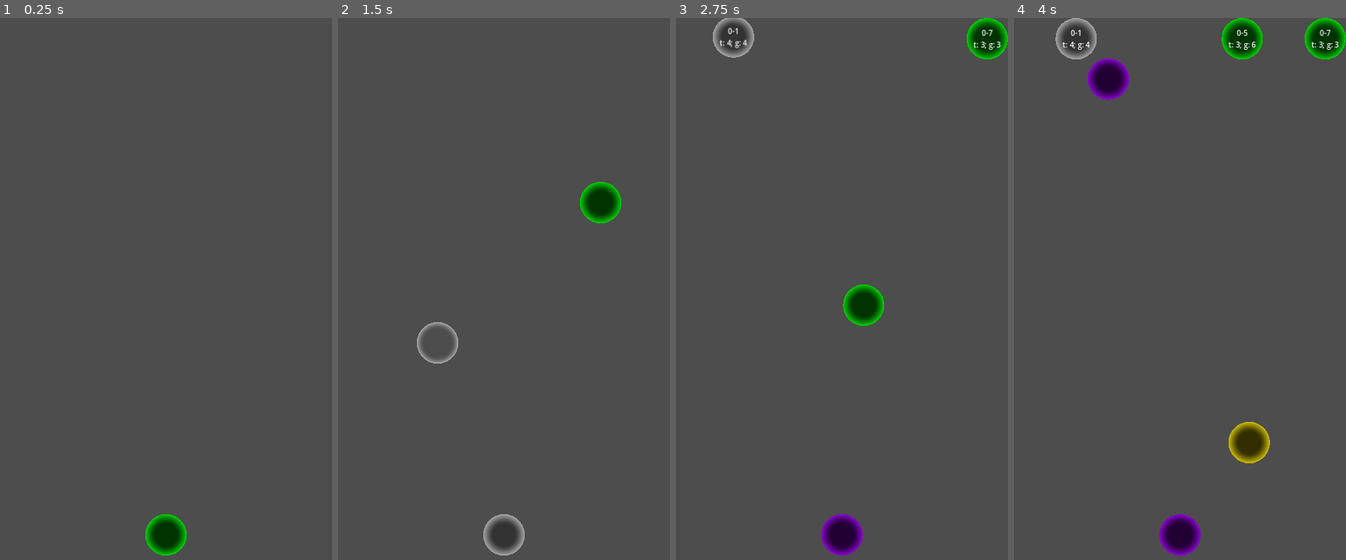
Above: before the commit, frames 1-4 (left to right).
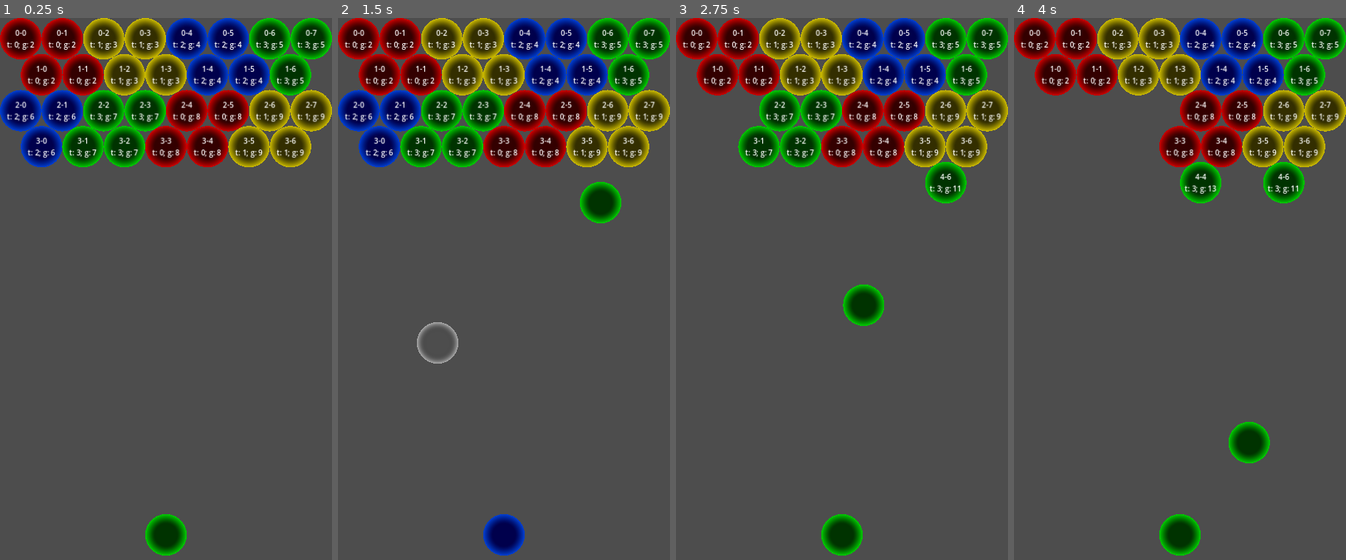
Above: after the commit, the same moments.

Repository: sntg-p/godot-puzzleb
Game: Godot game, scene res://main.tscn
Two runs of this game, one before a commit and one after it. Both use one fixed random seed, a clock stepped at 60 frames per second and the inputs below.
Inputs (mouse positions are in pixels of both pictures, inside the frame that each line leads up to):
- Up to frame 1 (0.25 s): no input
- Up to frame 2 (1.5 s): tap Enter at 0.5 s; move the mouse to (577, 283) at 0.52 s; click (577, 283) at 0.67 s; move the mouse to (437, 343) at 1.27 s; click (437, 343) at 1.42 s
- Up to frame 3 (2.75 s): move the mouse to (875, 186) at 2.02 s; click (875, 186) at 2.17 s
- Up to frame 4 (4 s): move the mouse to (1163, 429) at 2.77 s; click (1163, 429) at 2.92 s; move the mouse to (1279, 402) at 3.52 s; click (1279, 402) at 3.67 s

The runs differ from the first frame. In frame 1, 22% of the frame differs, in the area x 0-100%, y 0-28%; in frame 2, 23%, in the area x 0-100%, y 0-100%; in frame 3, 21%; in frame 4, 19%.

Commit message:
replace dependency tracking with floating bubbles detection

Diff:
--- a/group_debug.gd
+++ /dev/null
@@ -1,44 +0,0 @@
-class_name GroupDebug extends Node2D
-
-
-@onready var main: Main = get_node('/root/Main')
-
-
-# Called when the node enters the scene tree for the first time.
-func _ready() -> void:
-	pass # Replace with function body.
-
-
-# Called every frame. 'delta' is the elapsed time since the previous frame.
-func _process(delta: float) -> void:
-	pass
-
-
-func _draw() -> void:
-	print('rendering group debug')
-	var children = main.get_children()
-	for child in children:
-		if child is not BubbleGroup: continue
-		var group: BubbleGroup = child
-		if group.get_child_count() == 0:
-			print('skipping drawing group %s deps as it is empty' % [group.name])
-			continue
-
-		var list = group.dependents.values()
-		for dep in list:
-			if not is_instance_valid(dep):
-				print('skipping freed dependent from group %s' % [group.name])
-				continue
-
-			if dep is not BubbleGroup: continue
-			if dep.get_child_count() == 0:
-				print('skipping drawing group %s deps as it is empty' % [group.name])
-				continue
-
-			var bubble1: Bubble = group.get_children()[0]
-			var bubble2: Bubble = dep.get_children()[0]
-			#print('drawing line from %s (%s) to %s (%s)' % [
-				#group.name, bubble1.position, dep.name, bubble2.position
-			#])
-
-			draw_line(bubble1.position, bubble2.position, Color.GREEN)
--- a/main.gd
+++ b/main.gd
@@ -83,41 +83,56 @@
 			is_new_group = true
 			add_child(group)
 
-		var update_group_deps = func ():
-			if group.is_touching_wall: return
-			for neighbor in neighbor_list:
-				var neighbor_group: BubbleGroup = neighbor.get_parent()
-				if neighbor_group == group: continue
-
-				neighbor_group.add_dependent(group)
-
-			print('updated dependencies for group %s' % [group.name])
-			$GroupDebug.queue_redraw()
-			pass
-
 		if defer_group_add:
 			var add_to_group = func ():
 				group.add_child(bubble)
 				group.check_count()
-				update_group_deps.call()
 
 			add_to_group.call_deferred()
 		else:
 			group.add_child(bubble)
-			update_group_deps.call()
 
-
-func remove_group(group: BubbleGroup):
-	#var affected_groups: Array[BubbleGroup] = []
-
+func _remove_group(group: BubbleGroup):
 	var children = group.get_children()
 	for child: Bubble in children:
 		_remove_bubble(child)
 
-	print('destroying group %s' % [group.name])
 	group.destroy()
 
+func remove_group(group: BubbleGroup):
+	_remove_group(group)
 
+	var floating_groups = _find_floating_groups()
+	for floating_group in floating_groups:
+		_remove_group(floating_group)
+
+func mark_as_hanging(bubble: Bubble, hanging: Set):
+	var neighbors = bubble.neighbor_indexes
+	for neighbor_index in neighbors:
+		var neighbor = get_bubble(neighbor_index[0], neighbor_index[1])
+		if neighbor is Bubble:
+			if hanging.has(neighbor): continue
+			hanging.add(neighbor)
+			mark_as_hanging.call(neighbor, hanging)
+
+
+func _find_floating_groups() -> Array:
+	var first_row: Array = bubbles[0].values()
+	var hanging = Set.from_array(first_row)
+
+	for bubble in first_row:
+		mark_as_hanging(bubble, hanging)
+
+	var floating = Set.new()
+	var rows: Array = bubbles.values()
+	for row in rows:
+		var row_bubbles: Array = row.values()
+		for bubble in row_bubbles:
+			if not is_instance_valid(bubble): continue
+			if hanging.has(bubble): continue
+			floating.add(bubble.get_parent())
+
+	return floating.values()
 
 
 func get_random_bubble_type():
@@ -151,8 +166,8 @@
 		level_loaded.emit()
 		return
 
-	#var file = "res://levels/01.json"
-	var file = "res://levels/error_group_00.json"
+	var file = "res://levels/01.json"
+	#var file = "res://levels/error_group_00.json"
 	var levelText = FileAccess.get_file_as_string(file)
 	var levelData: Array = JSON.parse_string(levelText)
 	#print(levelData)
--- a/main.tscn
+++ b/main.tscn
@@ -16,7 +16,6 @@
 [ext_resource type="Texture2D" uid="uid://khxgi40sj8oq" path="res://assets/gradients/radial_gray.tres" id="14_xtvel"]
 [ext_resource type="Texture2D" uid="uid://blmg2rekmp3ty" path="res://assets/gradients/radial_purple.tres" id="15_my4oh"]
 [ext_resource type="ArrayMesh" uid="uid://8ep000dpfql3" path="res://assets/meshes/circle_big.obj" id="16_gita3"]
-[ext_resource type="Script" path="res://group_debug.gd" id="17_f310k"]
 
 [sub_resource type="Gradient" id="Gradient_ywhba"]
 interpolation_mode = 2
@@ -30,7 +29,6 @@
 
 [node name="Main" type="Node2D"]
 script = ExtResource("1_1jwaj")
-enable_bubble_generation = false
 bubble_scenes = Array[PackedScene]([ExtResource("2_jkdu2"), ExtResource("3_rgp82"), ExtResource("4_jap2a"), ExtResource("5_bktwf"), ExtResource("6_eyc20"), ExtResource("7_rbq0a")])
 
 [node name="Pointer" type="Node2D" parent="."]
@@ -48,8 +46,4 @@
 mesh = ExtResource("16_gita3")
 texture = SubResource("GradientTexture2D_3v552")
 
-[node name="GroupDebug" type="Node2D" parent="."]
-z_index = 1
-script = ExtResource("17_f310k")
-
 [connection signal="level_loaded" from="." to="Pointer" method="_on_main_level_loaded"]
--- a/projectile.gd
+++ b/projectile.gd
@@ -16,7 +16,7 @@
 
 # Called when the node enters the scene tree for the first time.
 func _ready() -> void:
-	print('new projectile')
+	#print('new projectile')
 	var viewport_rect_size = get_viewport_rect().size
 	right = viewport_rect_size.x
 	bottom = viewport_rect_size.y
@@ -95,9 +95,9 @@
 
 	#print('isOdd: %s; row: %s; indexInRow: %s' % [isOdd, row, indexInRow])
 
-	print('collision between %s-%s and %s-%s' % [
-		row, indexInRow, collision.row, collision.indexInRow
-	])
+	#print('collision between %s-%s and %s-%s' % [
+		#row, indexInRow, collision.row, collision.indexInRow
+	#])
 
 	#_to_bubble.call_deferred(row, indexInRow)
 	_to_bubble(row, indexInRow)
--- a/scenes/bubbles/bubble.gd
+++ b/scenes/bubbles/bubble.gd
@@ -26,6 +26,14 @@
 	get:
 		if row == 0: return true
 		return false
+
+var _neighbor_indexes: Array
+var neighbor_indexes: Array:
+	get:
+		if not _neighbor_indexes:
+			_neighbor_indexes = get_neighbor_indexes(row, indexInRow)
+
+		return _neighbor_indexes
 
 
 static func get_neighbor_indexes(row: int, index_in_row: int) -> Array:
@@ -79,7 +87,7 @@
 			matching_groups.add(group)
 			last_group = group
 
-	print('%s neighbor(s), %s of same type in contact' % [neighbor_list.size(), matches])
+	#print('%s neighbor(s), %s of same type in contact' % [neighbor_list.size(), matches])
 
 	if not last_group:
 		return BubbleGroup.new(type)
@@ -92,11 +100,6 @@
 			assert(child is Bubble)
 			group.remove_child(child)
 			last_group.add_child(child)
-
-		var dependents = group.dependents.values()
-		for dep in dependents:
-			if not is_instance_valid(dep): continue
-			last_group.add_dependent(dep)
 
 		group.queue_free()
 
--- a/scenes/bubbles/bubble_group.gd
+++ b/scenes/bubbles/bubble_group.gd
@@ -12,50 +12,11 @@
 		return false
 
 
-@export var dependents: Set = Set.new():
-	get: return dependents
-
-@export var dependencies: Set = Set.new():
-	get: return dependencies
-
-
 @onready var main: Main = get_node('/root/Main')
-@onready var group_debug: GroupDebug = get_node('/root/Main/GroupDebug')
-
-
-func add_dependent(group: BubbleGroup) -> void:
-	if group == self:
-		print('prevent adding group %s as dependent of itself' % [name])
-		return
-
-	dependents.add(group)
-	group._add_dependency(self)
 
 
 func _exit_tree() -> void:
 	print('group %s exiting tree' % [name])
-	group_debug.queue_redraw()
-
-
-func remove_from_dependencies() -> void:
-	var list = dependencies.values()
-	for dep in list:
-		if not is_instance_valid(dep):
-			print('skipping freed group')
-			continue
-
-		var group: BubbleGroup = dep
-		print('removing group %s from group %s dependents' % [name, group.name])
-
-		group.dependents.erase(self)
-		dependencies.erase(group)
-
-	print('updated dependencies for group %s' % [name])
-	group_debug.queue_redraw()
-
-
-func _add_dependency(group: BubbleGroup) -> void:
-	dependencies.add(group)
 
 
 func _init(type: int):
@@ -74,28 +35,12 @@
 	if count >= 3: main.remove_group(self)
 
 
-func clean():
-	remove_from_dependencies()
-	queue_free()
-
-
 func destroy():
-	for dependent in dependents.values():
-		if not is_instance_valid(dependent):
-			print('skipping freed group')
-			continue
-
-		var group: BubbleGroup = dependent
-		if group.dependencies.size() != 1:
-			print('%s group has %s as dependencies' % [group.name, group.dependencies.values()])
-			continue
-
-		main.remove_group(group)
+	print('destroying group %s' % [self.name])
 
 	var tween = create_tween()
-
 	var children = get_children()
 	for child: Bubble in children:
 		tween.parallel().tween_property(child, "scale", Vector2.ZERO, .15).set_trans(Tween.TRANS_BACK)
 
-	tween.tween_callback(self.clean)
+	tween.tween_callback(self.queue_free)
--- a/set.gd
+++ b/set.gd
@@ -14,7 +14,7 @@
 	return _dictionary.has(valueHash)
 
 
-func values():
+func values() -> Array:
 	return _dictionary.values()
 
 
@@ -33,3 +33,11 @@
 		amount += 1
 
 	return amount
+
+
+static func from_array(array: Array) -> Set:
+	var result = Set.new()
+	for item in array:
+		result.add(item)
+
+	return result
Not shown: 1 places in main.tscn that only renumber resources
